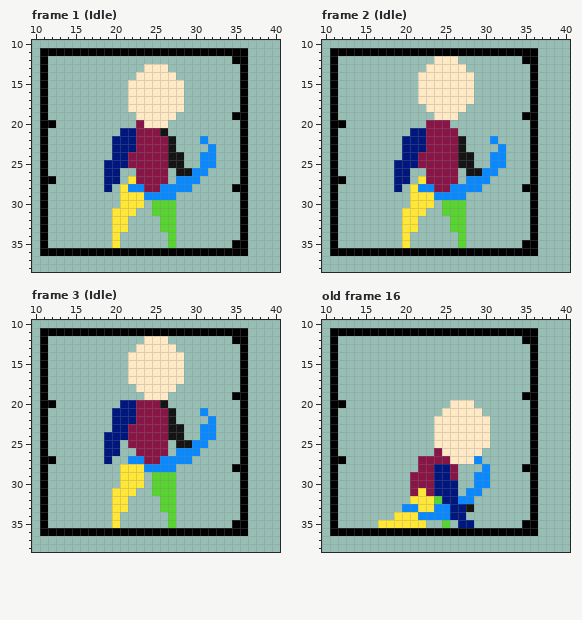
Pixel-art file: Assets/Home_bred/Archer/NewArcher.aseprite. The picture above is the old version.
48x48 pixels, 16 frames. Shown: frame 1 (Idle): x 10..40, y 10..38; frame 2 (Idle): x 10..40, y 10..38; frame 3 (Idle): x 10..40, y 10..38; old frame 16: x 10..40, y 10..38. The commit also changed other frames, which this record leaves out.
Once edited:
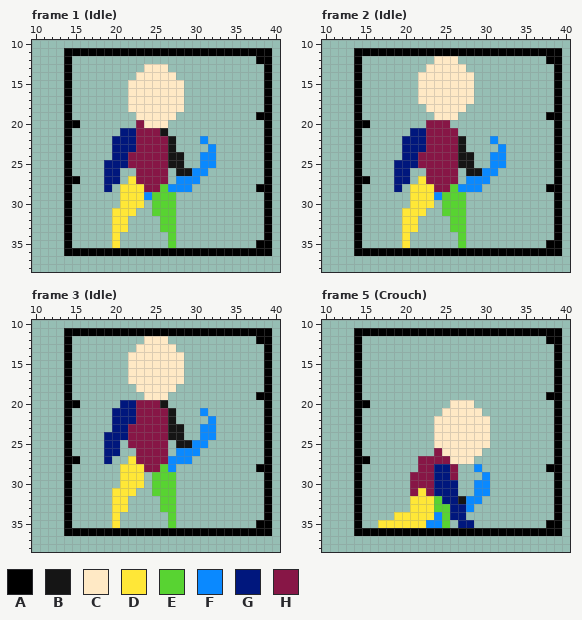
Palette (. is transparent): A #000000  B #151515  C #ffe9c5  D #ffe737  E #58d332  F #0a89ff  G #00177d  H #871646
A new or re-ordered frame is compared with the old frame closest to it.
Edits made:
frames re-ordered
Frame 1 (Idle):
There is now colour A in row 11 at x 37 to 39; in row 12 at x 14 and 38 to 39; in rows 13 to 18 at x 14 and 39; in row 19 at x 14 and 38 to 39; in row 20 at x 14 to 15 and 39; in rows 21 to 26 at x 14 and 39.
There is now colour A in row 27 at x 14 to 15 and 39; in row 28 at x 14 and 38 to 39; in rows 29 to 34 at x 14 and 39; in row 35 at x 14 and 38 to 39; in row 36 at x 37 to 39.
The edit turns colour F into colour D in row 28 at x 22 to 23.
The edit turns colour F into colour E in row 28 at x 26; in row 29 at x 25 to 27.
The edit erases colour A in row 11 at x 11 to 13; in row 12 at x 11 and 35 to 36; in rows 13 to 18 at x 11 and 36; in row 19 at x 11 and 35 to 36; in row 20 at x 11 to 12 and 36; in rows 21 to 26 at x 11 and 36.
The edit erases colour A in row 27 at x 11 to 12 and 36; in row 28 at x 11 and 35 to 36; in rows 29 to 34 at x 11 and 36; in row 35 at x 11 and 35 to 36; in row 36 at x 11 to 13.
Frame 2 (Idle): the same change as frame 1 (Idle)
Frame 3 (Idle):
There is now colour A in row 11 at x 37 to 39; in row 12 at x 14 and 38 to 39; in rows 13 to 18 at x 14 and 39; in row 19 at x 14 and 38 to 39; in row 20 at x 14 to 15 and 39; in rows 21 to 26 at x 14 and 39.
There is now colour A in row 27 at x 14 to 15 and 39; in row 28 at x 14 and 38 to 39; in rows 29 to 34 at x 14 and 39; in row 35 at x 14 and 38 to 39; in row 36 at x 37 to 39.
The edit turns colour F into colour D in row 27 at x 22.
The edit turns colour F into colour E in row 28 at x 26.
The edit turns colour F into colour H in row 27 at x 23 and 26; in row 28 at x 24 to 25.
The edit erases colour A in row 11 at x 11 to 13; in row 12 at x 11 and 35 to 36; in rows 13 to 18 at x 11 and 36; in row 19 at x 11 and 35 to 36; in row 20 at x 11 to 12 and 36; in rows 21 to 26 at x 11 and 36.
The edit erases colour A in row 27 at x 11 to 12 and 36; in row 28 at x 11 and 35 to 36; in rows 29 to 34 at x 11 and 36; in row 35 at x 11 and 35 to 36; in row 36 at x 11 to 13.
Frame 5 (Crouch) against old frame 16:
There is now colour A in row 11 at x 37 to 39; in row 12 at x 14 and 38 to 39; in rows 13 to 18 at x 14 and 39; in row 19 at x 14 and 38 to 39; in row 20 at x 14 to 15 and 39; in rows 21 to 26 at x 14 and 39.
There is now colour A in row 27 at x 14 to 15 and 39; in row 28 at x 14 and 38 to 39; in rows 29 to 34 at x 14 and 39; in row 35 at x 14 and 38 to 39; in row 36 at x 37 to 39.
The edit turns colour F into colour B in row 32 at x 27.
The edit turns colour F into colour D in row 33 at x 21; in row 34 at x 22 to 23.
The edit turns colour F into colour E in row 33 at x 24 to 25; in row 34 at x 25.
There is now colour F in row 28 at x 29; in row 31 at x 30; in row 32 at x 29; in row 35 at x 23 to 24.
The edit turns colour B into colour F in row 33 at x 28.
The edit erases colour A in row 11 at x 11 to 13; in row 12 at x 11 and 35 to 36; in rows 13 to 18 at x 11 and 36; in row 19 at x 11 and 35 to 36; in row 20 at x 11 to 12 and 36; in rows 21 to 26 at x 11 and 36.
The edit erases colour A in row 27 at x 11 to 12 and 36; in row 28 at x 11 and 35 to 36; in rows 29 to 34 at x 11 and 36; in row 35 at x 11 and 35 to 36; in row 36 at x 11 to 13.
The edit erases colour F in row 27 at x 29; in row 28 at x 30; in row 29 at x 29; in row 31 at x 28; in row 33 at x 20.
